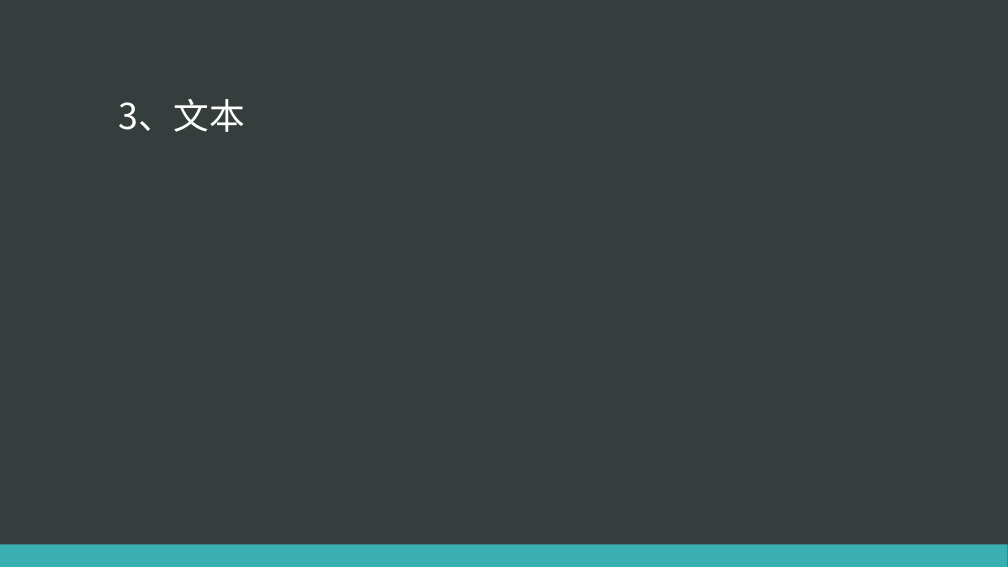
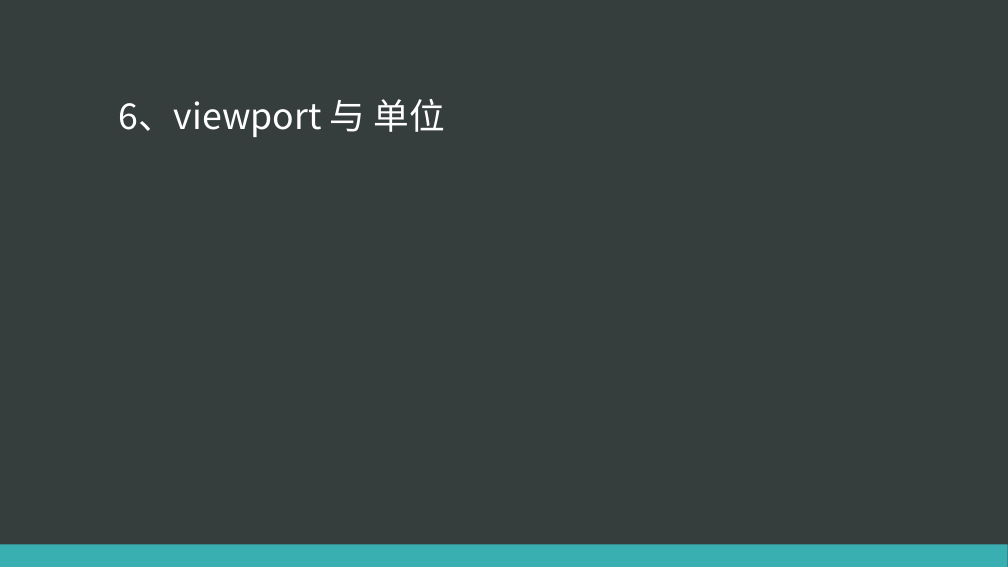
Before and after one commit to eventao/courseware, a slide deck: slide 8 of ppt/css3/css3-1.pptx (slide 9 before the commit). Drawn at 1008x567 pixels with LibreOffice and Linux fonts; fonts in the diff are those of the drawing. Boxes give left, top, right and bottom in pixels: in the first picture for what was removed or moved away, otherwise in the second. Text is boxed around its words. In the diff, an @@ line names an element or a change of style, - is before the commit and + after.

```diff
--- a/ppt/css3/css3-1.pptx
+++ b/ppt/css3/css3-1.pptx
@@ title at (118, 99, 444, 137): text changed @@
-3、文本
+6、viewport 与 单位
```
Also in this commit, not shown: 5 other slides changed, 3 slides added, 4 slides removed.
